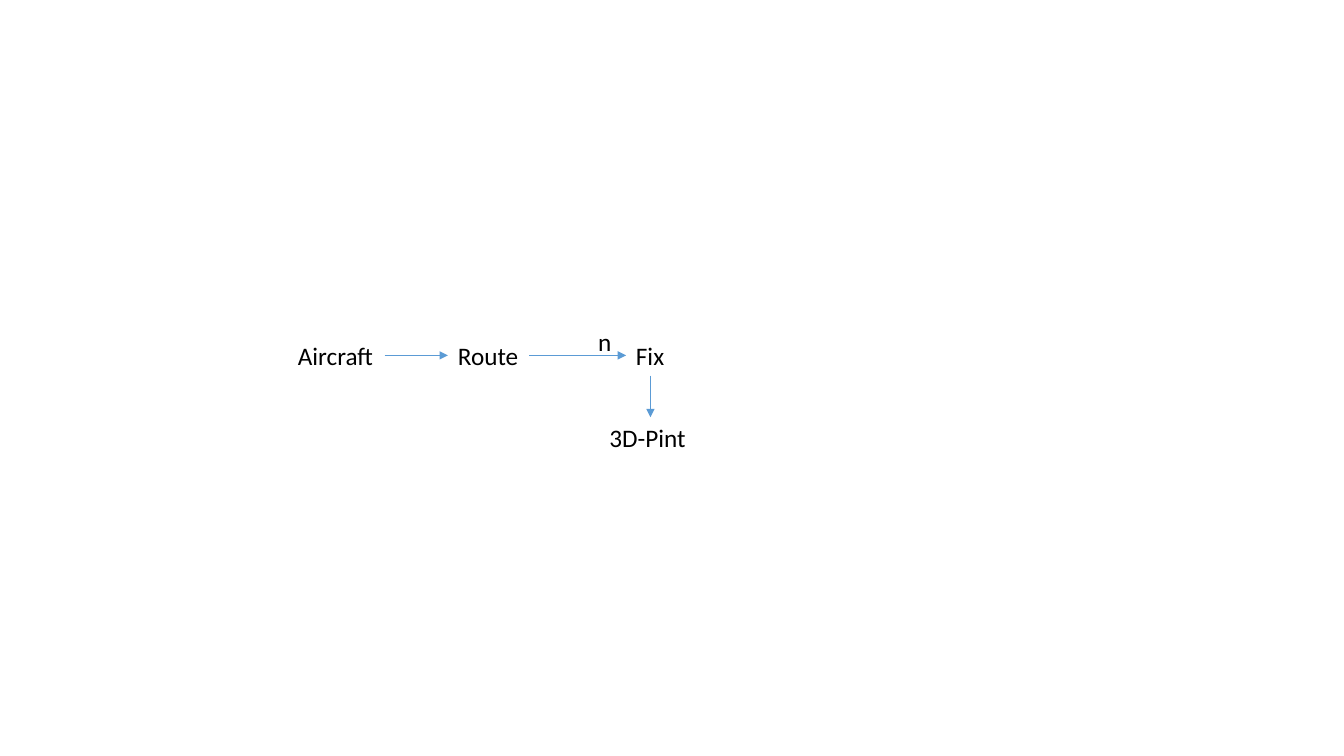
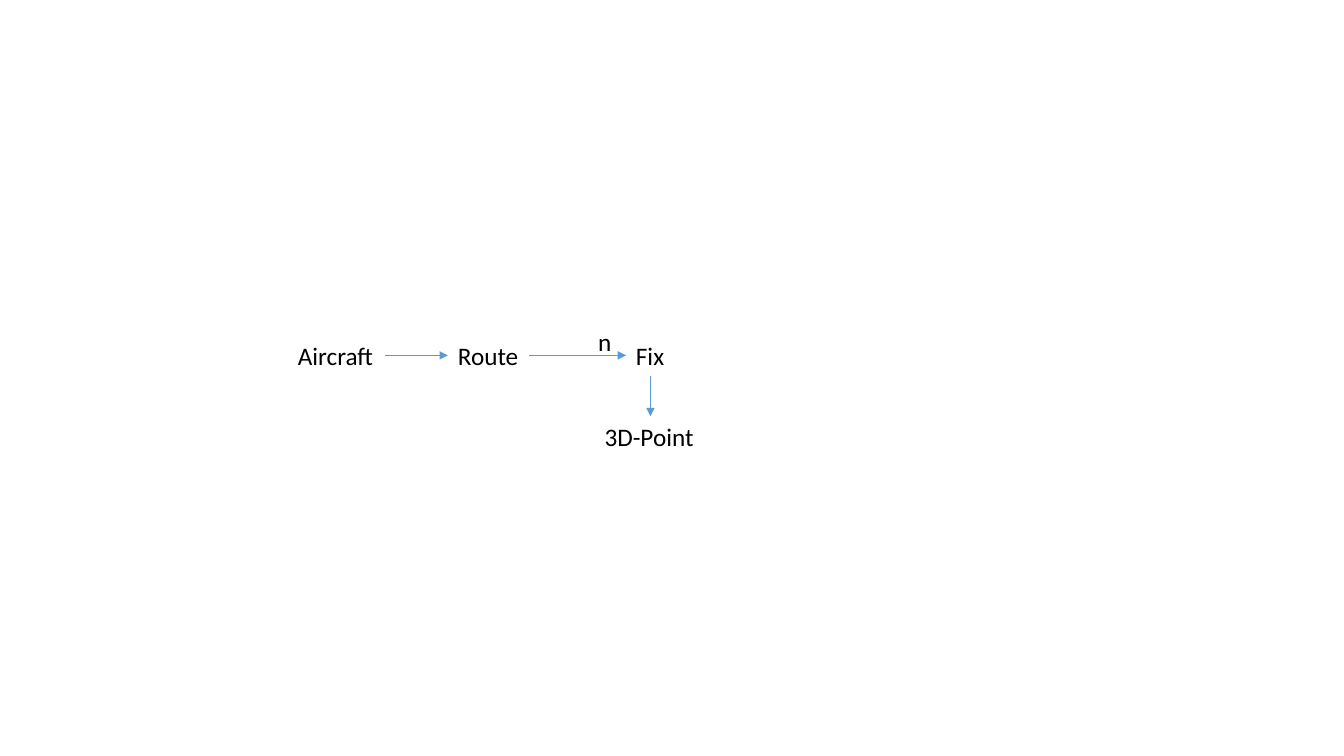
Before and after one commit to stevenschwenke/SoftwareEngineeringCourse, a slide deck: slide 1 of domaindrivendesign/domainDrivenDesign2.pptx. Drawn at 1344x756 pixels with LibreOffice and Linux fonts; fonts in the diff are those of the drawing. Boxes give left, top, right and bottom in pixels: in the first picture for what was removed or moved away, otherwise in the second. Text is boxed around its words. In the diff, an @@ line names an element or a change of style, - is before the commit and + after.

```diff
--- a/domaindrivendesign/domainDrivenDesign2.pptx
+++ b/domaindrivendesign/domainDrivenDesign2.pptx
@@ text at box(605, 428, 694, 446): text changed @@
-3D-Pint
+3D-Point
```
Also in this commit, not shown: 10 other files.
